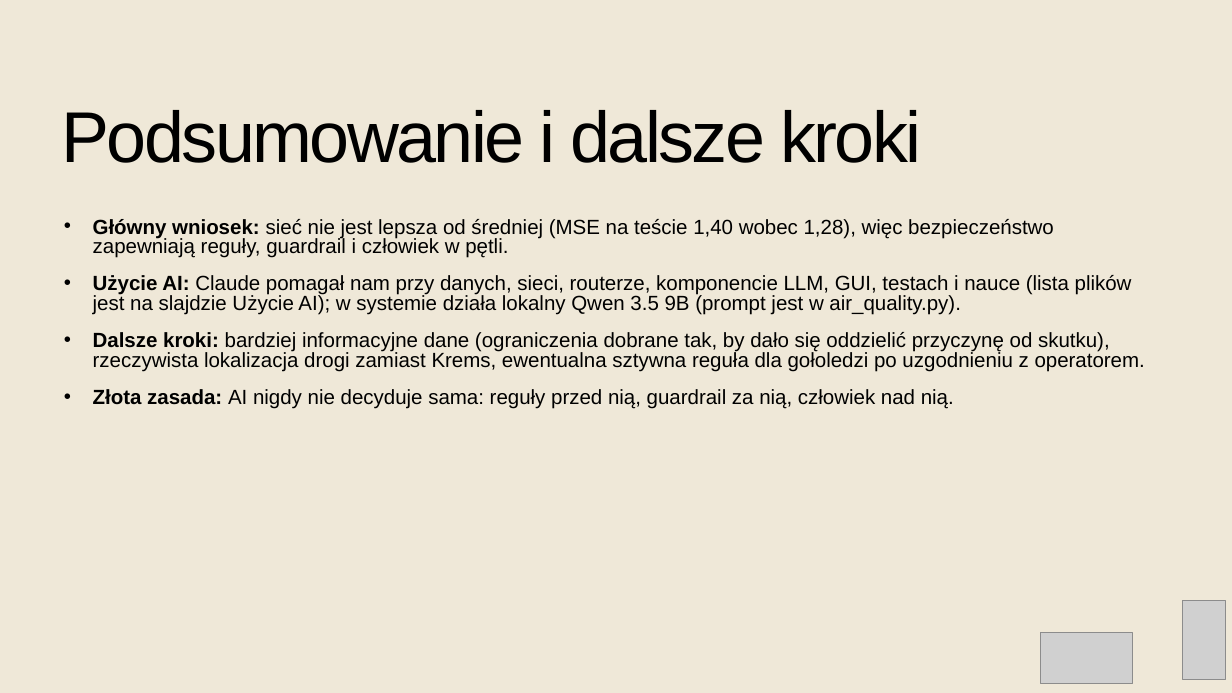
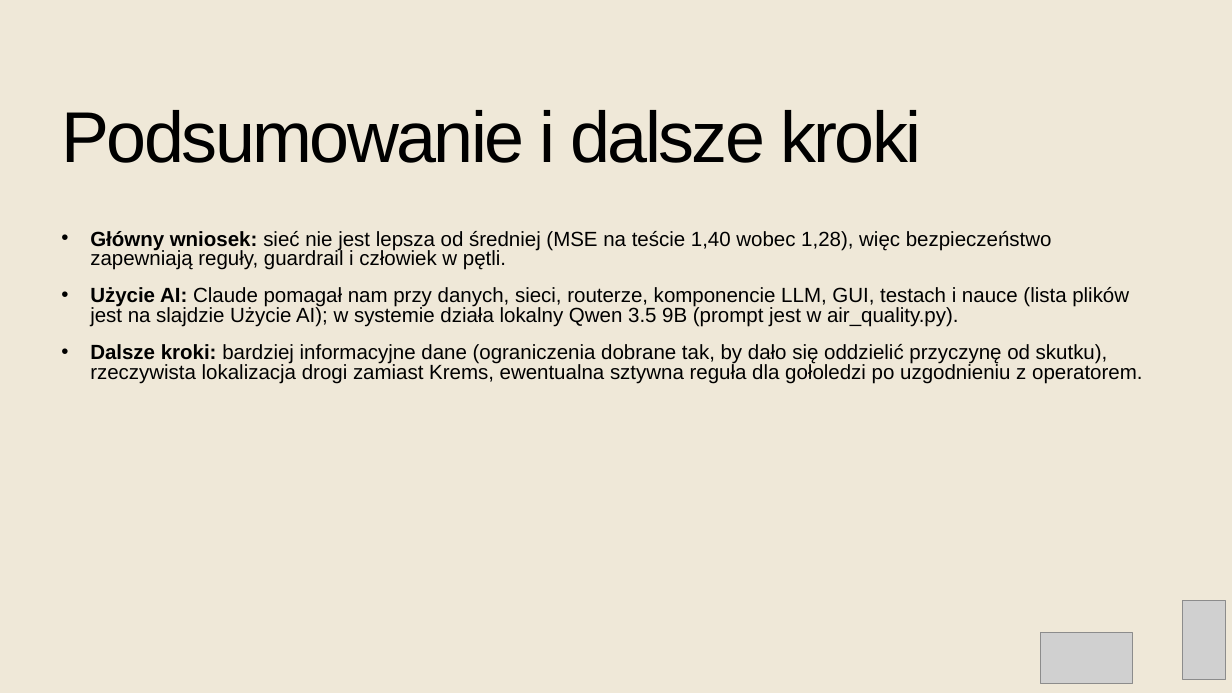
Before and after one commit to matus-bon/SE---Speed-limit, a slide deck: slide 34 of Speed_Limit_Project_PL_FINAL.pptx. Drawn at 1232x693 pixels with LibreOffice and Linux fonts; fonts in the diff are those of the drawing; grey boxes stand for pictures. Boxes give left, top, right and bottom in pixels: in the first picture for what was removed or moved away, otherwise in the second. Text is boxed around its words. In the diff, an @@ line names an element or a change of style, - is before the commit and + after.

```diff
--- a/Speed_Limit_Project_PL_FINAL.pptx
+++ b/Speed_Limit_Project_PL_FINAL.pptx
@@ text "Główny wniosek: sieć nie jest ..." moved from (x1=93, y1=219, x2=1145, y2=409) to (x1=90, y1=231, x2=1142, y2=384) @@
@@ text at (x1=93, y1=389, x2=954, y2=409): paragraph removed @@
-• Złota zasada: AI nigdy nie decyduje sama: reguły przed nią, guardrail za nią, człowiek nad nią.
```
Also in this commit, not shown: 2 other slides changed, 4 other files.
